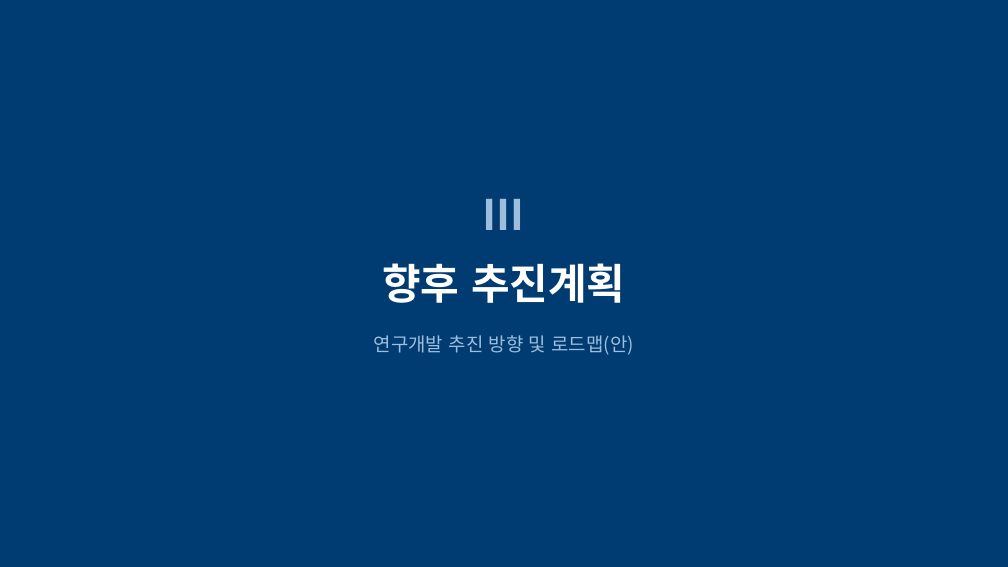
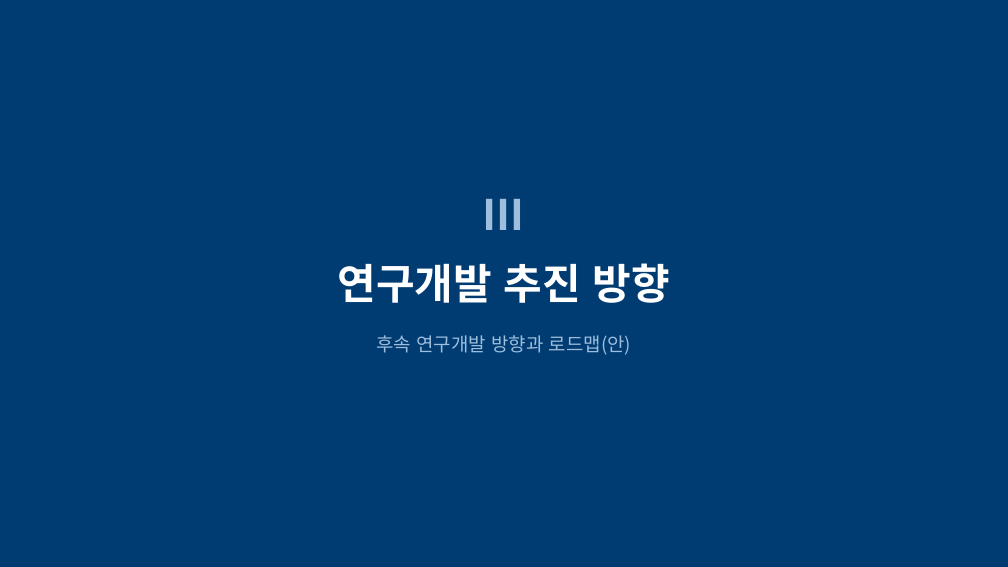
Before and after one commit to mkm1119/KGRAG-LLM, a slide deck: slide 39 of project_khnp/2026.12.09_최종보고회_발표자료_템플릿.pptx (slide 38 before the commit). Drawn at 1008x567 pixels with LibreOffice and Linux fonts; fonts in the diff are those of the drawing. Boxes give left, top, right and bottom in pixels: in the first picture for what was removed or moved away, otherwise in the second. Text is boxed around its words. In the diff, an @@ line names an element or a change of style, - is before the commit and + after.

```diff
--- a/project_khnp/2026.12.09_최종보고회_발표자료_템플릿.pptx
+++ b/project_khnp/2026.12.09_최종보고회_발표자료_템플릿.pptx
@@ text at (x1=338, y1=263, x2=670, y2=303): text changed @@
-향후 추진계획
+연구개발 추진 방향
@@ text at (x1=376, y1=335, x2=631, y2=355): text changed @@
-연구개발 추진 방향 및 로드맵(안)
+후속 연구개발 방향과 로드맵(안)
```
Also in this commit, not shown: 10 other slides changed, 1 slide added, 1 other file.
